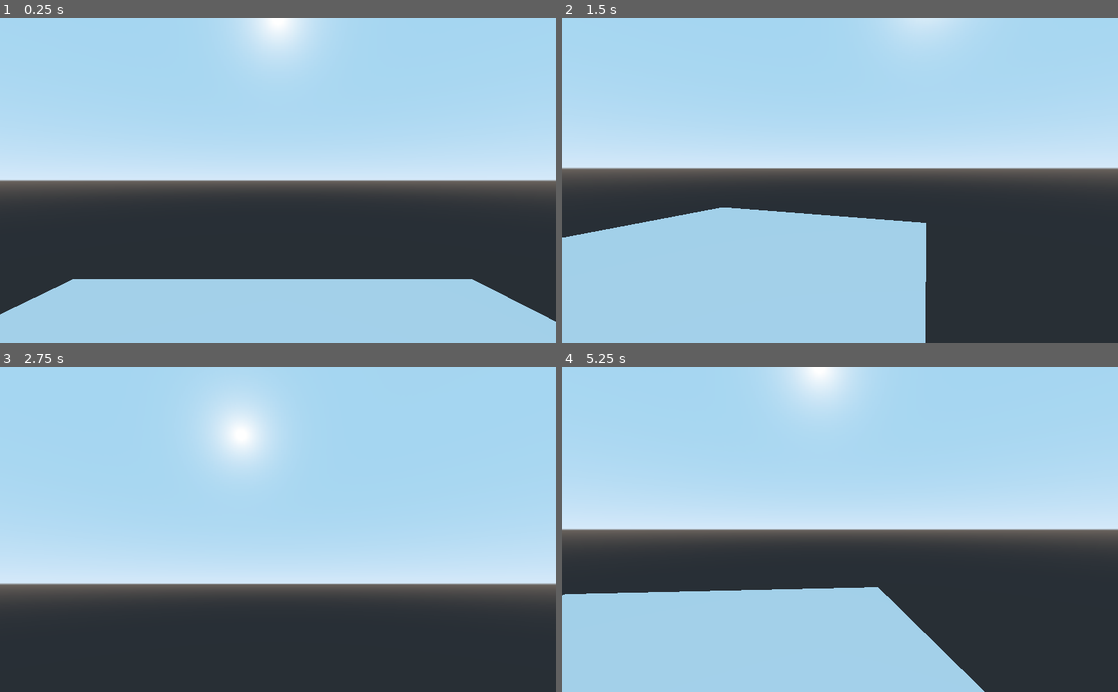
Above: before the commit, frames 1-4 (two rows, left to right).
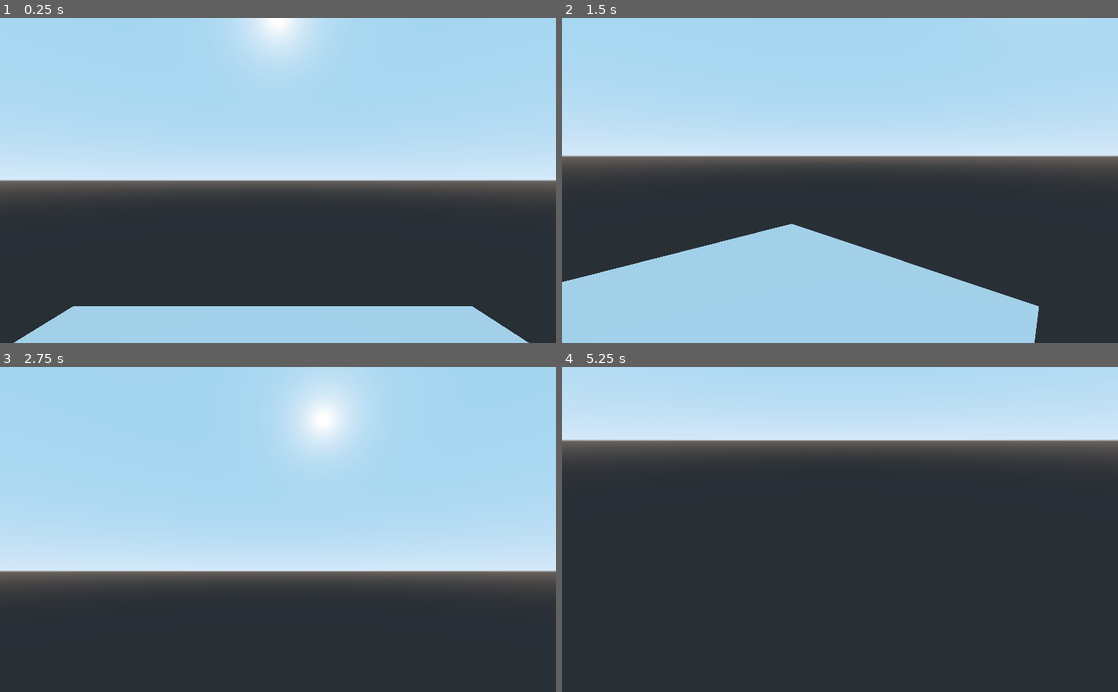
Above: after the commit, the same moments.

Repository: bd9lut935a/vt3
Game: Godot game, scene res://main.tscn
Two runs of this game, one before a commit and one after it. Both use one fixed random seed, a clock stepped at 60 frames per second and the inputs below.
Inputs (mouse positions are in pixels of both pictures, inside the frame that each line leads up to):
- Up to frame 1 (0.25 s): no input
- Up to frame 2 (1.5 s): tap Enter (ui_accept) at 0.5, 0.6, 0.77, 1.07 s; move the mouse to (962, 164) at 0.52 s; hold Right (ui_right) 0.53-1.28 s; click (962, 164) at 0.67 s; move the mouse to (728, 196) at 1.27 s; hold Down (ui_down) from 1.28 s (still down); tap F at 1.35 s; click (728, 196) at 1.42 s
- Up to frame 3 (2.75 s): tap Enter (ui_accept) at 1.52, 1.55, 1.82, 2.3 s; move the mouse to (333, 458) at 2.02 s; release Down (ui_down) at 2.03 s; hold Right (ui_right) from 2.03 s (still down); hold E from 2.03 s (still down); click (333, 458) at 2.17 s
- Up to frame 4 (5.25 s): tap Enter (ui_accept) at 2.75, 3.02, 3.05, 3.32, 3.6, 3.77, 4.07, 4.25, 4.52, 4.55, 4.82, 5 s; move the mouse to (812, 594) at 2.77 s; release Right (ui_right) at 2.78 s; release E at 2.78 s; hold Up (ui_up) 2.78-3.53 s; tap Q at 2.85 s; click (812, 594) at 2.92 s; move the mouse to (1006, 578) at 3.52 s; hold Left (ui_left) 3.53-5.03 s; click (1006, 578) at 3.67 s; tap Escape (ui_cancel) at 4.15 s; move the mouse to (673, 480) at 4.27 s; tap F at 4.35 s; click (673, 480) at 4.42 s; move the mouse to (867, 529) at 5.02 s; hold Down (ui_down) from 5.03 s (still down); hold E from 5.03 s (still down); click (867, 529) at 5.17 s

The runs differ from the first frame. In frame 1, 8.6% of the frame differs, in the area x 0-100%, y 80-100%; in frame 2, 17%; in frame 3, 12%; in frame 4, 61%, in the area x 0-100%, y 0-100%.

Commit message:
add: back in hidden input

Diff:
--- a/src/fpv.gd
+++ b/src/fpv.gd
@@ -17,6 +17,7 @@
 onready var cam = $Camera
 onready var shape = $CollisionShape
 
+
 func _ready():
 	var capsule = CapsuleShape.new()
 	capsule.height = PLAYER_HEIGHT
@@ -24,7 +25,11 @@
 	shape.shape = capsule
 	cam.translation.y = CAMERA_HEIGHT
 
+
 func _input(event):
+	if Input.get_mouse_mode() != Input.MOUSE_MODE_CAPTURED:
+		return
+
 	# Toggle fly mode
 	if event is InputEventKey and event.is_pressed():
 		if event.scancode == KEY_F:
@@ -36,7 +41,12 @@
 		cam.rotate_x(deg2rad(-event.relative.y * mouse_sensitivity))
 		cam.rotation_degrees.x = clamp(cam.rotation_degrees.x, -85, 85)
 
+
 func _physics_process(delta):
+	if Input.get_mouse_mode() != Input.MOUSE_MODE_CAPTURED:
+		velocity = move_and_slide(Vector3.ZERO, Vector3.UP)
+		return
+
 	var direction = Vector3.ZERO
 	if Input.is_action_pressed("ui_up"):
 		direction -= transform.basis.z
@@ -66,7 +76,8 @@
 		velocity.z = direction.z * speed
 		velocity.y += gravity * delta
 
-		if is_on_floor() and Input.is_action_just_pressed("ui_accept"):  # Space
-			velocity.y = jump_strength
+		if is_on_floor():
+			if Input.is_action_just_pressed("ui_accept"):  # Space
+				velocity.y = jump_strength
 
 		velocity = move_and_slide(velocity, Vector3.UP)
--- /dev/null
+++ b/src/main.gd
@@ -0,0 +1,21 @@
+extends Node
+
+var mouse_captured = false
+
+func _ready():
+	# Start mouse free and visible
+	Input.set_mouse_mode(Input.MOUSE_MODE_VISIBLE)
+	mouse_captured = false
+
+func _unhandled_input(event):
+	# --- Capture mouse on left click ---
+	if not mouse_captured:
+		if event is InputEventMouseButton and event.button_index == BUTTON_LEFT and event.pressed:
+			Input.set_mouse_mode(Input.MOUSE_MODE_CAPTURED)
+			mouse_captured = true
+			return
+
+	# --- Release with ESC ---
+	if mouse_captured and event.is_action_pressed("ui_cancel"):
+		Input.set_mouse_mode(Input.MOUSE_MODE_VISIBLE)
+		mouse_captured = false
--- a/src/main.tscn
+++ b/src/main.tscn
@@ -1,9 +1,11 @@
-[gd_scene load_steps=3 format=2]
+[gd_scene load_steps=4 format=2]
 
 [ext_resource path="res://fpv.tscn" type="PackedScene" id=1]
 [ext_resource path="res://platform.tscn" type="PackedScene" id=2]
+[ext_resource path="res://main.gd" type="Script" id=3]
 
 [node name="Main" type="Spatial"]
+script = ExtResource( 3 )
 
 [node name="Platform" parent="." instance=ExtResource( 2 )]
 transform = Transform( 1, 0, 0, 0, 1, 0, 0, 0, 1, -0.635692, 0, -0.72277 )
Not shown, changed: docs/index.html
Not shown, changed: docs/index.pck
